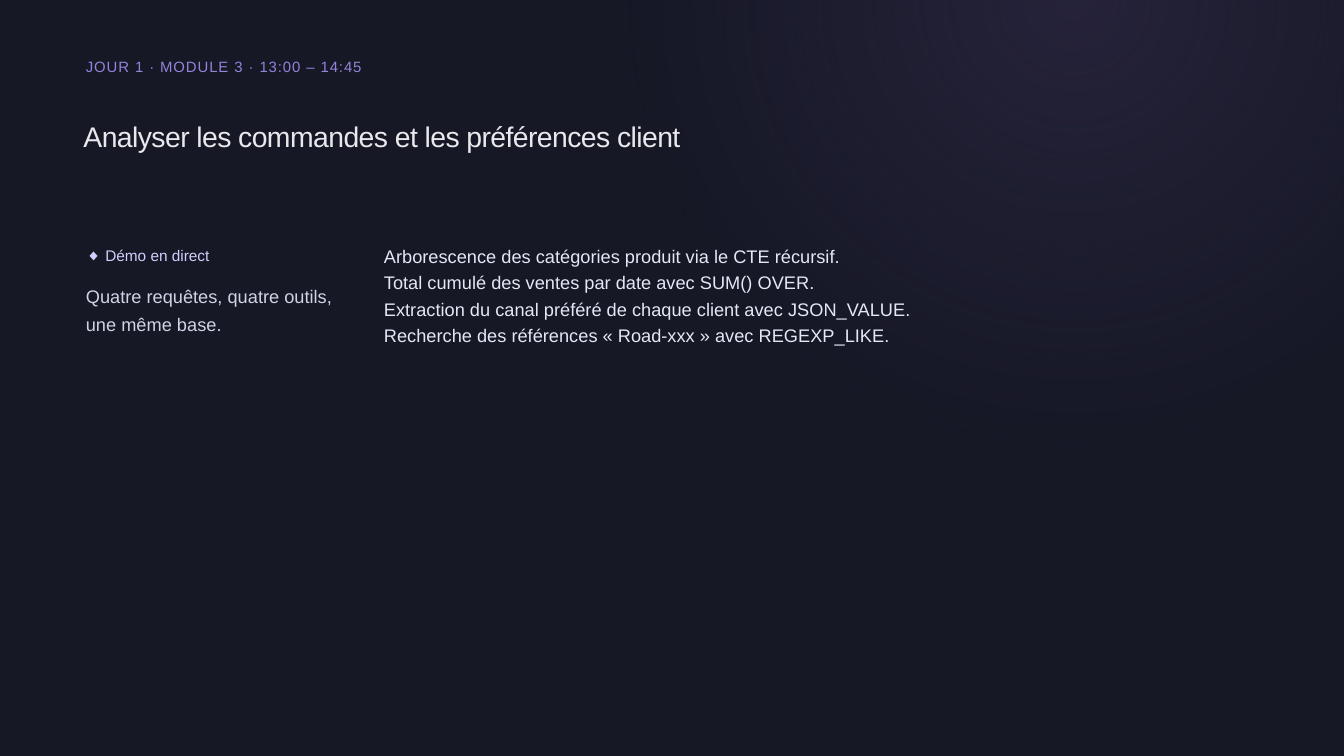
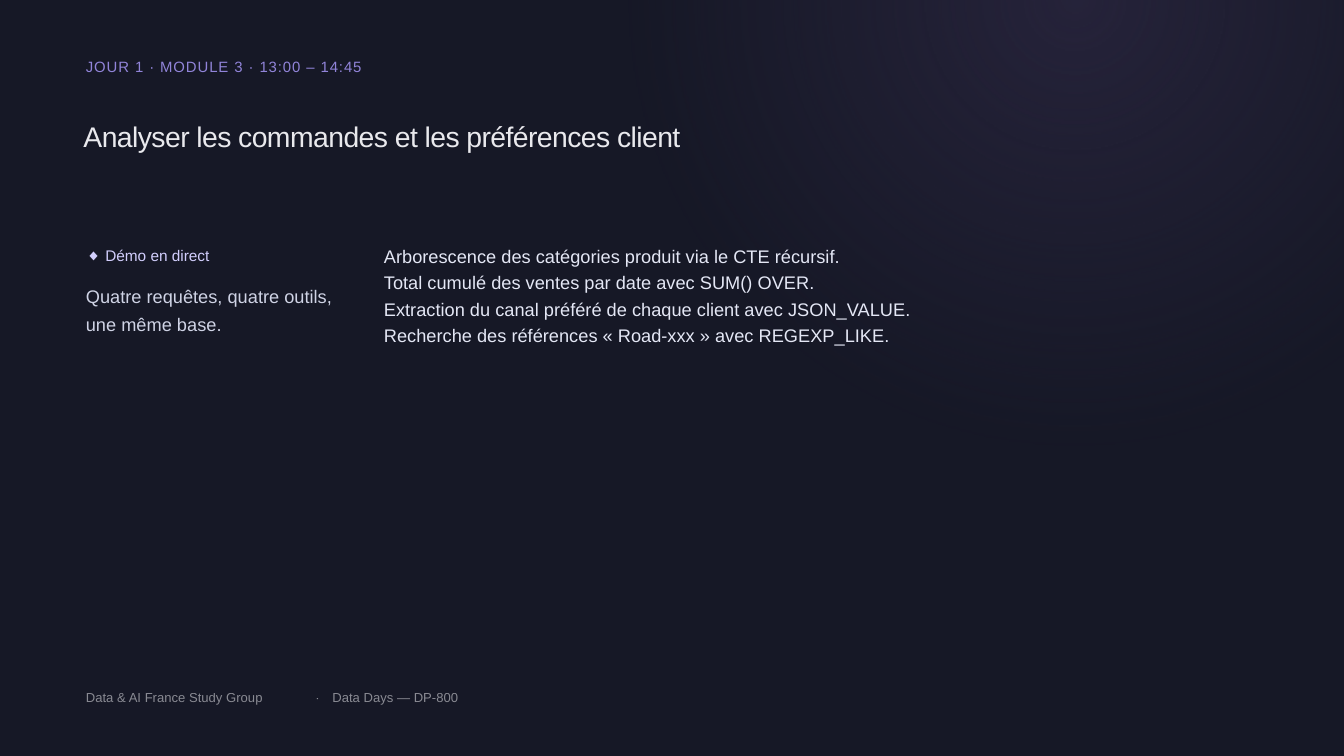
Before and after one commit to smartissime/data-day-2026, a slide deck: slide 5 of DP-800/DP-800-Jour 1 - Session 3.pptx. Drawn at 1344x756 pixels with LibreOffice and Linux fonts; fonts in the diff are those of the drawing; background and template pictures are left out. Boxes give left, top, right and bottom in pixels: in the first picture for what was removed or moved away, otherwise in the second. Text is boxed around its words. In the diff, an @@ line names an element or a change of style, - is before the commit and + after.

```diff
--- a/DP-800/DP-800-Jour 1 - Session 3.pptx
+++ b/DP-800/DP-800-Jour 1 - Session 3.pptx
@@ text added at box(86, 693, 262, 705), 14 pt, text #E9E9ED at 55% opacity @@
+Data & AI France Study Group
@@ text added at box(332, 693, 458, 705), 14 pt, text #E9E9ED at 55% opacity @@
+Data Days — DP-800
```
Also in this commit, not shown: 7 other slides changed, 13 other files.
